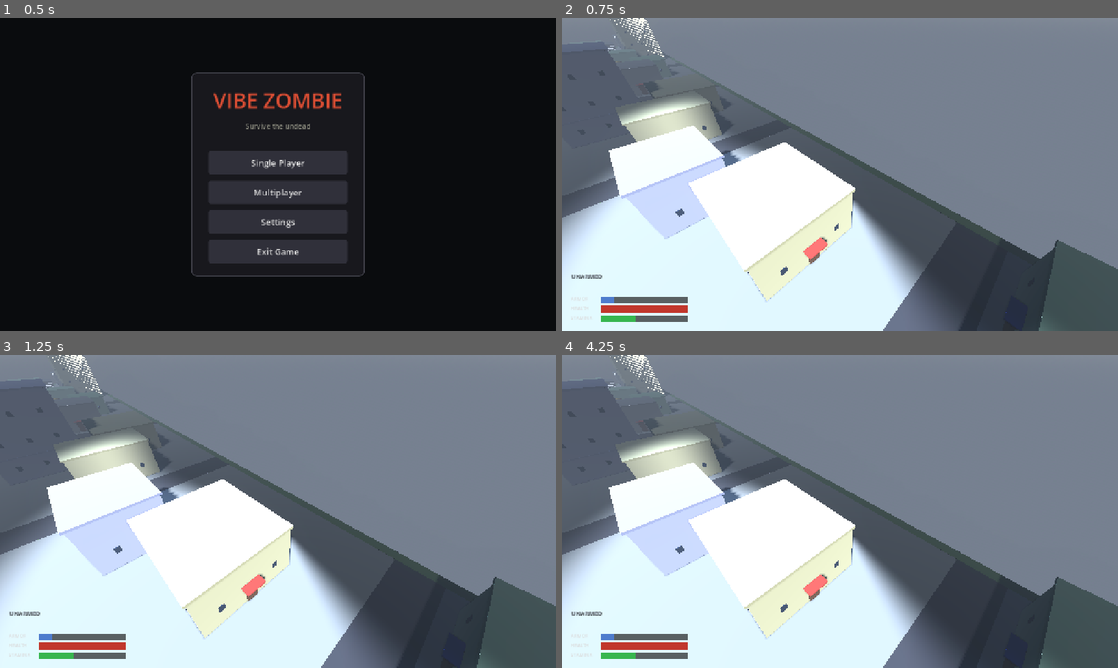
Above: before the commit, frames 1-4 (two rows, left to right).
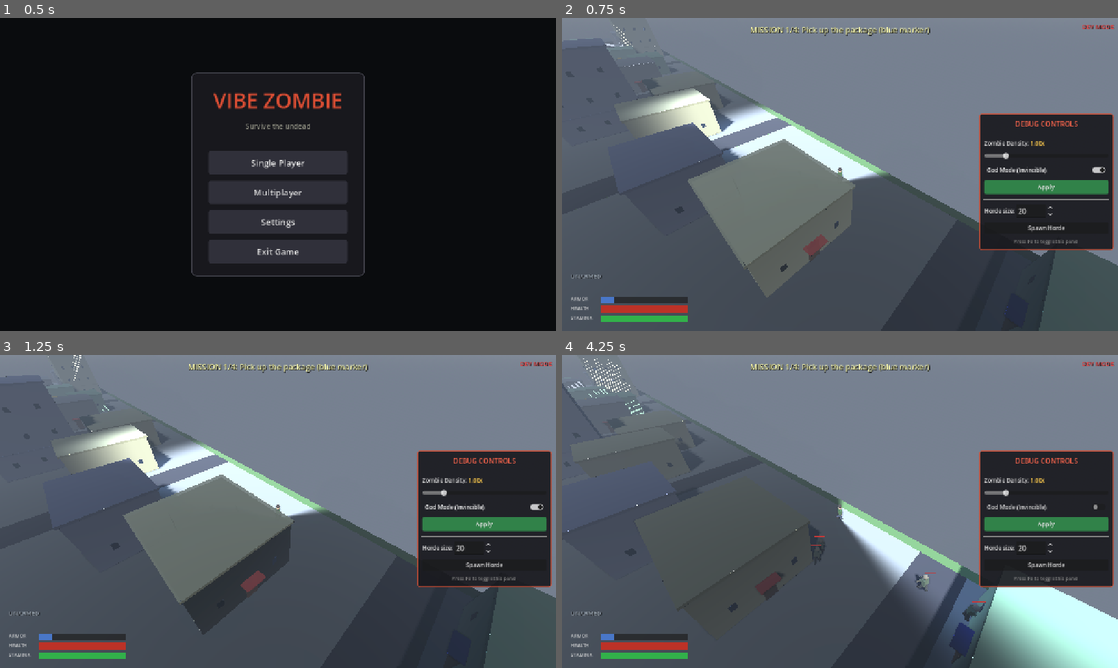
Above: after the commit, the same moments.

Repository: shaoqian2001/vibe-zombie
Game: Godot game, scene res://scenes/TitleMenu.tscn
The game is run twice, just before and just after one commit, with the same random seed, the same clock (stepped at 60 frames per second) and the same inputs.
Inputs (mouse positions are in pixels of both pictures, inside the frame that each line leads up to):
- Up to frame 1 (0.5 s): no input
- Up to frame 2 (0.75 s): click "Single Player" at 0.5 s
- Up to frame 3 (1.25 s): no input
- Up to frame 4 (4.25 s): click (1045, 508) at 1.25 s, where only the run after the commit has a clickable "God Mode (Invincible)"; click (1045, 524) at 2 s, where only the run after the commit has a clickable "Apply"; click (1045, 564) at 2.75 s, where only the run after the commit has a clickable "Spawn Horde"; tap F (interact) at 3.5 s; move the mouse to (962, 495) at 3.52 s; hold D (move_right) from 3.53 s (still down); hold F (interact) from 3.53 s (still down); click (962, 495) at 3.67 s

Frame 1 is identical in both runs. In frame 2, 49% of the frame differs, in the area x 0-100%, y 0-100%; in frame 3, 50%; in frame 4, 58%.
Error before the commit: Parse Error: Identifier "total_twist" not declared in the current scope. (res://scripts/player.gd:1863)

Commit message:
fix: drop stale total_twist/chest_yaw refs in neck animation
The neck's head_yaw delta was a leftover from the split-twist code that
no longer compiles after the chest pivot was removed. With the spine
carrying the full upper-body yaw, the neck inherits it through the
parent chain — leave the neck at its rest pose.

Diff:
--- a/scripts/player.gd
+++ b/scripts/player.gd
@@ -1857,13 +1857,11 @@
 		torso_xf.origin.y = _torso_mesh_rest.origin.y + bob
 		_torso_mesh.transform = torso_xf
 
-	# --- Neck/head: turn toward the aim and a tiny tilt. Range is tighter
-	# than the spine — neck shouldn't crank past ~70°. Head sits on the
-	# chest (which has full upper-body yaw), so this delta is the leftover.
-	var head_yaw: float = clampf(total_twist - spine_yaw - chest_yaw,
-		deg_to_rad(-65.0), deg_to_rad(65.0))
+	# --- Neck/head: the unified spine already carries the full upper-body
+	# yaw toward the aim, so the neck stays at its rest pose and the head
+	# inherits the spine's twist via the parent chain.
 	if _neck:
-		_neck.transform = _neck_rest * Transform3D(Basis(Vector3.UP, head_yaw), Vector3.ZERO)
+		_neck.transform = _neck_rest
 
 	# --- Fire animation: the LEFT shoulder + elbow drive the kick (left
 	# is the trigger hand). For guns this is a small barrel-rise + brief
